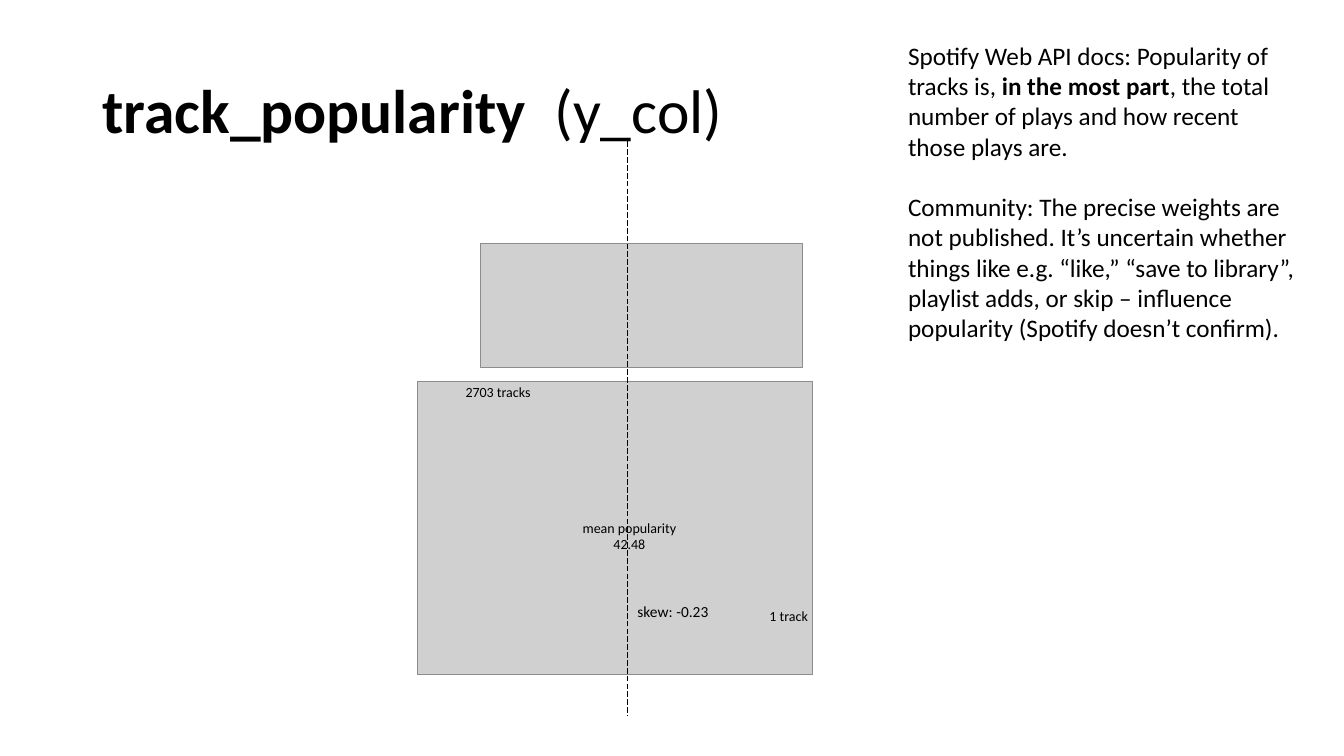
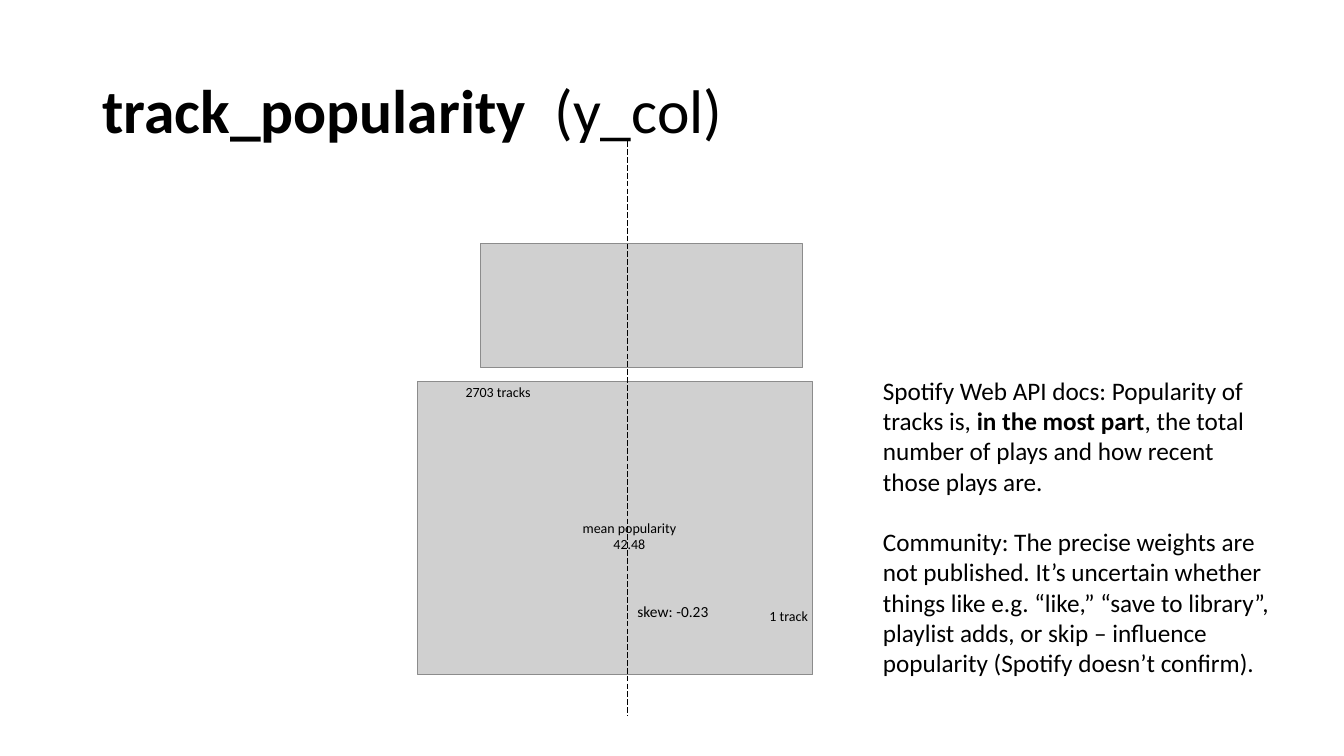
Before and after one commit to GuyRayOv/Spotify, a slide deck: slide 3 of data/Project Presentation.pptx. Drawn at 1344x756 pixels with LibreOffice and Linux fonts; fonts in the diff are those of the drawing; grey boxes stand for pictures. Boxes give left, top, right and bottom in pixels: in the first picture for what was removed or moved away, otherwise in the second. Text is boxed around its words. In the diff, an @@ line names an element or a change of style, - is before the commit and + after.

```diff
--- a/data/Project Presentation.pptx
+++ b/data/Project Presentation.pptx
@@ text "Spotify Web API docs: Popularity ...": place and size @@
-text "Spotify Web API docs: Popularity ..." at [908,47,1293,341]
+text "Spotify Web API docs: Popularity ..." at [883,382,1268,676]
```
Also in this commit, not shown: 6 other slides changed, 8 slides removed.
